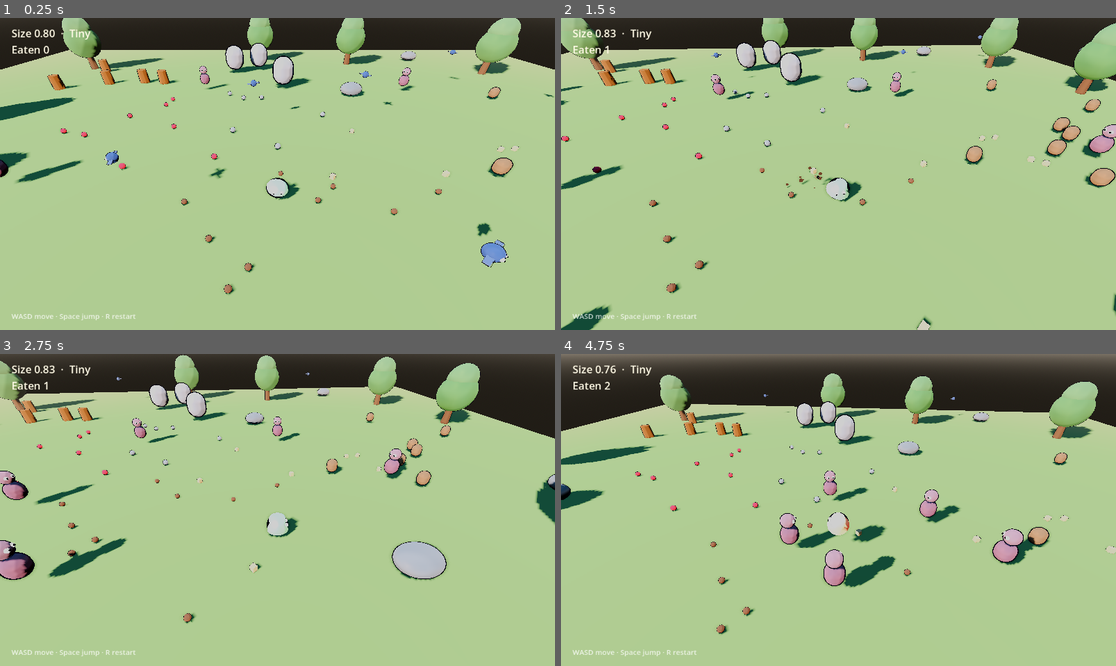
Above: before the commit, frames 1-4 (two rows, left to right).
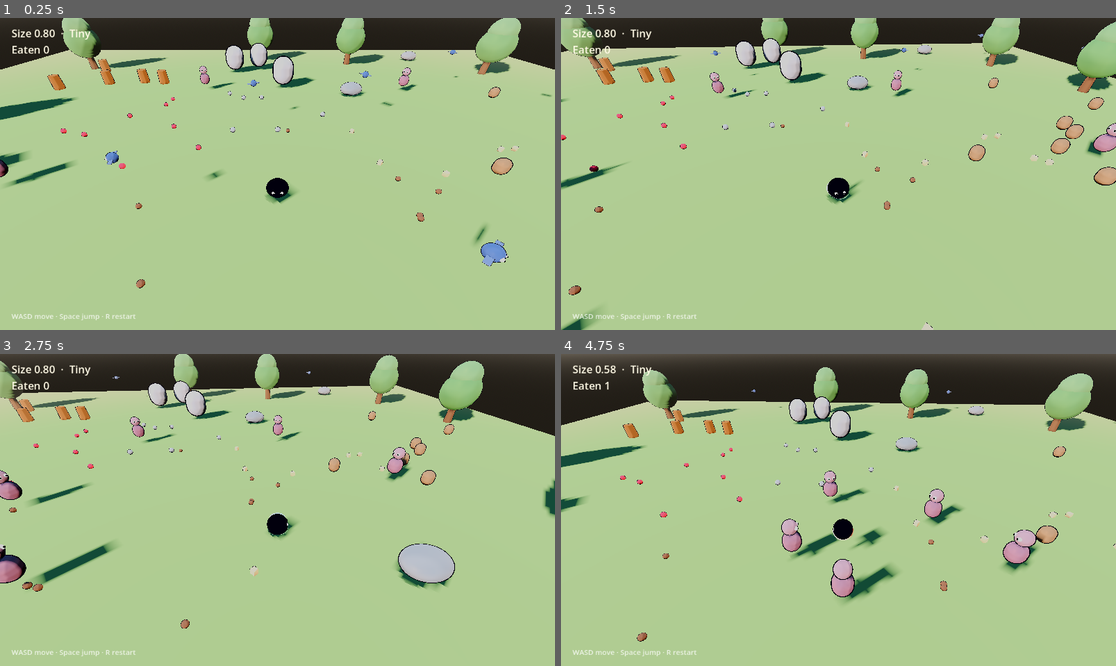
Above: after the commit, the same moments.

Repository: EN-rain/how-to-live-as-a-slime
Game: Godot game, scene res://scenes/main.tscn
Same seed, same stepped clock (60 frames per second), same inputs: the game is played once before the commit and once after it.
Inputs:
- Up to frame 1 (0.25 s): no input
- Up to frame 2 (1.5 s): hold D (move_right) 0.53-1.28 s; tap Space (jump) at 0.77 s; hold S (move_back) from 1.28 s (still down)
- Up to frame 3 (2.75 s): tap Space (jump) at 1.52 s; release S (move_back) at 2.03 s; hold D (move_right) from 2.03 s (still down)
- Up to frame 4 (4.75 s): release D (move_right) at 2.78 s; hold W (move_forward) 2.78-3.53 s; tap Space (jump) at 3.02, 3.77, 4.52 s; hold A (move_left) from 3.53 s (still down)

The runs differ from the first frame. In frame 1, 2.0% of the frame differs, in the area x 0-100%, y 1-89%; in frame 2, 5.3%; in frame 3, 6.1%; in frame 4, 14%, in the area x 0-100%, y 0-93%.

Commit message:
Optimize prototype: budget lighting, share materials, add icosphere body
- SSAO/SDFGI off by default (12-17 fps -> 85-100 fps on Intel Iris Xe)
- Shared per-kind materials + cached meshes; dissolve via instance uniform
- Shadow budget: 2 cascades over 55 m, only props >= 1.5 m cast shadows
- Distance culling on props/mobs, camera far plane 160 m
- Icosphere slime body per plan section 8 (even wobble, fewer verts)
- Plan items: blank eyes at top tier, 'Nothing left to eat.' ending
- Fix monitorable/collision changes during physics signals (deferred)
- Keep spawns out of the player's starting eat radius
- README performance numbers + plan audit; AGENTS perf rules

Diff:
--- a/scripts/edible.gd
+++ b/scripts/edible.gd
@@ -23,6 +23,8 @@
 	"house": {"shape": "house", "size": 3.0, "nutrition": 90.0, "color": Color(0.82, 0.75, 0.62)},
 }
 
+static var _mesh_cache: Dictionary = {}
+
 @export var kind := "berry"
 
 var size := 0.3
@@ -30,10 +32,12 @@
 var color := Color.WHITE
 
 var _mesh: MeshInstance3D
+var _parts: Array[MeshInstance3D] = []
 var _being_eaten := false
 
 
 func _ready() -> void:
+	add_to_group("edible")
 	var cfg: Dictionary = KINDS.get(kind, KINDS["berry"])
 	size = float(cfg["size"])
 	nutrition = float(cfg["nutrition"])
@@ -44,43 +48,76 @@
 	_build_collision()
 
 
-func _build_visuals(cfg: Dictionary) -> void:
-	var mat := ToonMaterial.make(color, size * 0.03)
+static func _mesh_for(edible_kind: String, cfg: Dictionary) -> Mesh:
+	if _mesh_cache.has(edible_kind):
+		return _mesh_cache[edible_kind]
+	var mesh_size := float(cfg["size"])
+	var mesh: Mesh
 	match String(cfg["shape"]):
 		"sphere":
 			var sphere := SphereMesh.new()
-			sphere.radius = size * 0.5
-			sphere.height = size
+			sphere.radius = mesh_size * 0.5
+			sphere.height = mesh_size
 			sphere.radial_segments = 16
 			sphere.rings = 8
-			_mesh.mesh = sphere
+			mesh = sphere
 		"box":
 			var box := BoxMesh.new()
-			box.size = Vector3(size, size * 1.1, size)
-			_mesh.mesh = box
+			box.size = Vector3(mesh_size, mesh_size * 1.1, mesh_size)
+			mesh = box
 		"capsule":
 			var capsule := CapsuleMesh.new()
-			capsule.radius = size * 0.35
-			capsule.height = size * 0.9
-			_mesh.mesh = capsule
+			capsule.radius = mesh_size * 0.35
+			capsule.height = mesh_size * 0.9
+			mesh = capsule
 		"cylinder":
 			var cylinder := CylinderMesh.new()
-			cylinder.top_radius = size * 0.35
-			cylinder.bottom_radius = size * 0.4
-			cylinder.height = size * 1.1
-			_mesh.mesh = cylinder
+			cylinder.top_radius = mesh_size * 0.35
+			cylinder.bottom_radius = mesh_size * 0.4
+			cylinder.height = mesh_size * 1.1
+			mesh = cylinder
 		"house":
 			var house := BoxMesh.new()
-			house.size = Vector3(size, size * 0.9, size * 0.8)
-			_mesh.mesh = house
-			var roof := MeshInstance3D.new()
-			var prism := PrismMesh.new()
-			prism.size = Vector3(size * 1.1, size * 0.5, size * 0.9)
-			roof.mesh = prism
-			roof.material_override = mat
-			roof.position.y = size * 0.7
-			_mesh.add_child(roof)
+			house.size = Vector3(mesh_size, mesh_size * 0.9, mesh_size * 0.8)
+			mesh = house
+		_:
+			var fallback := SphereMesh.new()
+			fallback.radius = mesh_size * 0.5
+			fallback.height = mesh_size
+			mesh = fallback
+	_mesh_cache[edible_kind] = mesh
+	return mesh
+
+
+func _build_visuals(cfg: Dictionary) -> void:
+	# Shared per kind: one material for all 10 bugs, 8 berries, ...
+	var mat := ToonMaterial.shared(color, size * 0.03)
+	_mesh.mesh = _mesh_for(kind, cfg)
 	_mesh.material_override = mat
+	# Only big props cast shadows; 66 tiny props would just cost shadow-map time.
+	_mesh.cast_shadow = (
+		GeometryInstance3D.SHADOW_CASTING_SETTING_ON
+		if size >= 1.5
+		else GeometryInstance3D.SHADOW_CASTING_SETTING_OFF
+	)
+	_mesh.visibility_range_end = clampf(32.0 + size * 14.0, 32.0, 75.0)
+	_parts.append(_mesh)
+	if String(cfg["shape"]) == "house":
+		var roof := MeshInstance3D.new()
+		var prism := PrismMesh.new()
+		prism.size = Vector3(size * 1.1, size * 0.5, size * 0.9)
+		roof.mesh = prism
+		roof.material_override = mat
+		roof.position.y = size * 0.7
+		roof.cast_shadow = GeometryInstance3D.SHADOW_CASTING_SETTING_ON
+		_mesh.add_child(roof)
+		_parts.append(roof)
+
+
+## Instance-level dissolve, so the material stays shared between props.
+func _set_dissolve(value: float) -> void:
+	for part in _parts:
+		part.set_instance_shader_parameter("dissolve", value)
 
 
 func _build_collision() -> void:
@@ -98,20 +135,16 @@
 	if _being_eaten:
 		return
 	_being_eaten = true
-	monitorable = false
-	set_deferred("monitoring", false)
+	# Deferred: absorb() runs inside an area_entered callback, and Godot blocks
+	# monitorable changes during physics signal flushing.
+	set_deferred("monitorable", false)
 	$Collision.set_deferred("disabled", true)
 
-	var mat := _mesh.material_override as ShaderMaterial
 	var tween := create_tween()
 	tween.set_parallel(true)
 	tween.tween_property(self, "global_position", target.global_position, 0.3) \
 		.set_trans(Tween.TRANS_QUAD).set_ease(Tween.EASE_IN)
 	tween.tween_property(self, "scale", Vector3.ONE * 0.05, 0.3) \
 		.set_trans(Tween.TRANS_CUBIC).set_ease(Tween.EASE_IN)
-	if mat:
-		tween.tween_method(
-			func(value: float) -> void: mat.set_shader_parameter("dissolve", value),
-			0.0, 1.0, 0.3
-		)
+	tween.tween_method(_set_dissolve, 0.0, 1.0, 0.3)
 	tween.chain().tween_callback(queue_free)
--- /dev/null
+++ b/scripts/icosphere.gd
@@ -0,0 +1,79 @@
+class_name Icosphere
+extends RefCounted
+
+## Builds an icosphere (20 triangles, evenly subdivided).
+##
+## The plan (§8) calls for an icosphere on the slime body: a UV sphere pinches
+## at the poles, so vertices there cluster and the wobble shader makes the top
+## and bottom of the blob crawl. An icosphere distributes vertices evenly, so
+## the wobble reads as one soft surface everywhere.
+
+const _PHI := 1.61803398875
+
+
+static func build(radius := 0.5, subdivisions := 3) -> ArrayMesh:
+	var verts: Array[Vector3] = [
+		Vector3(-1, _PHI, 0), Vector3(1, _PHI, 0), Vector3(-1, -_PHI, 0), Vector3(1, -_PHI, 0),
+		Vector3(0, -1, _PHI), Vector3(0, 1, _PHI), Vector3(0, -1, -_PHI), Vector3(0, 1, -_PHI),
+		Vector3(_PHI, 0, -1), Vector3(_PHI, 0, 1), Vector3(-_PHI, 0, -1), Vector3(-_PHI, 0, 1),
+	]
+	for i in verts.size():
+		verts[i] = verts[i].normalized()
+
+	var faces: Array[Vector3i] = [
+		Vector3i(0, 11, 5), Vector3i(0, 5, 1), Vector3i(0, 1, 7), Vector3i(0, 7, 10),
+		Vector3i(0, 10, 11), Vector3i(1, 5, 9), Vector3i(5, 11, 4), Vector3i(11, 10, 2),
+		Vector3i(10, 7, 6), Vector3i(7, 1, 8), Vector3i(3, 9, 4), Vector3i(3, 4, 2),
+		Vector3i(3, 2, 6), Vector3i(3, 6, 8), Vector3i(3, 8, 9), Vector3i(4, 9, 5),
+		Vector3i(2, 4, 11), Vector3i(6, 2, 10), Vector3i(8, 6, 7), Vector3i(9, 8, 1),
+	]
+
+	var midpoints: Dictionary = {}
+	for _level in subdivisions:
+		var next_faces: Array[Vector3i] = []
+		for face in faces:
+			var a := face.x
+			var b := face.y
+			var c := face.z
+			var ab := _midpoint(a, b, verts, midpoints)
+			var bc := _midpoint(b, c, verts, midpoints)
+			var ca := _midpoint(c, a, verts, midpoints)
+			next_faces.append(Vector3i(a, ab, ca))
+			next_faces.append(Vector3i(b, bc, ab))
+			next_faces.append(Vector3i(c, ca, bc))
+			next_faces.append(Vector3i(ab, bc, ca))
+		faces = next_faces
+
+	var points := PackedVector3Array()
+	points.resize(verts.size())
+	for i in verts.size():
+		points[i] = verts[i] * radius
+
+	var indices := PackedInt32Array()
+	indices.resize(faces.size() * 3)
+	for i in faces.size():
+		indices[i * 3] = faces[i].x
+		indices[i * 3 + 1] = faces[i].y
+		indices[i * 3 + 2] = faces[i].z
+
+	var arrays := []
+	arrays.resize(Mesh.ARRAY_MAX)
+	# Smooth normals: on a unit sphere they equal the normalised positions.
+	arrays[Mesh.ARRAY_VERTEX] = points
+	arrays[Mesh.ARRAY_NORMAL] = points
+	arrays[Mesh.ARRAY_INDEX] = indices
+
+	var mesh := ArrayMesh.new()
+	mesh.add_surface_from_arrays(Mesh.PRIMITIVE_TRIANGLES, arrays)
+	return mesh
+
+
+static func _midpoint(
+		a: int, b: int, verts: Array[Vector3], cache: Dictionary
+	) -> int:
+	var key := Vector2i(mini(a, b), maxi(a, b))
+	if cache.has(key):
+		return cache[key]
+	verts.append(((verts[a] + verts[b]) * 0.5).normalized())
+	cache[key] = verts.size() - 1
+	return cache[key]
--- a/scripts/main.gd
+++ b/scripts/main.gd
@@ -8,7 +8,14 @@
 const MobScene: PackedScene = preload("res://scenes/mob.tscn")
 
 const WORLD_SIZE := 60.0
-const MOB_BOUND := 28.0
+
+## SDFGI is the single most expensive environment setting on integrated GPUs.
+## The prototype budget is 60 fps on an Intel Iris Xe, so it stays off; the sky
+## ambient + toon bands carry the fill light. Flip to true on a discrete GPU.
+const SDFGI_ENABLED := false
+## SSAO is a full-screen pass and cost ~55 fps on the Iris Xe. Off by default;
+## turn it on for hero shots on a discrete GPU.
+const SSAO_ENABLED := false
 
 ## Deterministic edible clusters: kind, amount, centre and spread on the ground.
 const EDIBLE_GROUPS := [
@@ -46,6 +53,7 @@
 var _trauma := 0.0
 var _shake_time := 0.0
 var _camera_ready := false
+var _remaining := 0
 
 
 func _ready() -> void:
@@ -59,6 +67,9 @@
 	player.position = Vector3(0, 1.0, 0)
 	_spawn_edibles()
 	_spawn_mobs()
+	# Edibles and mobs both register in the "edible" group (plan §7: quiet ending
+	# when there is nothing left to eat).
+	_remaining = get_tree().get_nodes_in_group("edible").size()
 	player.ate.connect(_on_player_ate)
 	player.size_changed.connect(_on_size_changed)
 	player.hurt.connect(func() -> void: _add_trauma(0.4))
@@ -104,10 +115,12 @@
 	var env := Environment.new()
 	LightingPreset.apply_sky(env)
 	LightingPreset.apply_tonemap(env, {"exposure": 1.0, "saturation": 1.1})
-	LightingPreset.apply_ambient_occlusion(env, {"radius": 1.2, "intensity": 1.6})
-	LightingPreset.apply_sdfgi(env, {"min_cell_size": 0.25})
+	if SSAO_ENABLED:
+		LightingPreset.apply_ambient_occlusion(env, {"radius": 1.0, "intensity": 1.4, "ssil": false})
+	if SDFGI_ENABLED:
+		LightingPreset.apply_sdfgi(env, {"min_cell_size": 0.5})
 	LightingPreset.apply_fog(env, {
-		"depth_begin": 26.0, "depth_end": 90.0, "density": 0.55, "sky_affect": 0.0,
+		"depth_begin": 26.0, "depth_end": 80.0, "density": 0.55, "sky_affect": 0.0,
 	})
 	var world_environment := WorldEnvironment.new()
 	world_environment.environment = env
@@ -118,6 +131,12 @@
 	LightingPreset.apply_sun(sun, {
 		"elevation_deg": 32.0, "azimuth_deg": -50.0, "energy": 1.6,
 	})
+	# Two cascades over a 55 m map: same look as four cascades at a fraction of
+	# the shadow cost (see the godot-render-performance method: lower the
+	# sub-setting, keep the look).
+	sun.directional_shadow_mode = DirectionalLight3D.SHADOW_PARALLEL_2_SPLITS
+	sun.directional_shadow_max_distance = 55.0
+	sun.shadow_bias = 0.04
 
 
 func _build_ground() -> void:
@@ -161,13 +180,20 @@
 
 
 func _build_decor() -> void:
+	# One material per colour, shared by every tree/rock instance.
+	var trunk_mat := ToonMaterial.shared(Color(0.42, 0.29, 0.2), 0.02)
+	var leaf_mats: Array[ShaderMaterial] = [
+		ToonMaterial.shared(Color(0.32, 0.55, 0.3), 0.02),
+		ToonMaterial.shared(Color(0.32, 0.55, 0.3).lightened(0.08), 0.02),
+	]
 	for spot in TREE_SPOTS:
-		_add_tree(spot)
+		_add_tree(spot, trunk_mat, leaf_mats)
+	var rock_mat := ToonMaterial.shared(Color(0.5, 0.52, 0.55), 0.02)
 	for spot in ROCK_SPOTS:
-		_add_rock(spot)
-
-
-func _add_tree(at: Vector3) -> void:
+		_add_rock(spot, rock_mat)
+
+
+func _add_tree(at: Vector3, trunk_mat: ShaderMaterial, leaf_mats: Array) -> void:
 	var tree := Node3D.new()
 	var trunk := MeshInstance3D.new()
 	var trunk_mesh := CylinderMesh.new()
@@ -175,7 +201,7 @@
 	trunk_mesh.bottom_radius = 0.32
 	trunk_mesh.height = 2.4
 	trunk.mesh = trunk_mesh
-	trunk.material_override = ToonMaterial.make(Color(0.42, 0.29, 0.2))
+	trunk.material_override = trunk_mat
 	trunk.position.y = 1.2
 	tree.add_child(trunk)
 	for i in 2:
@@ -184,21 +210,20 @@
 		leaves_mesh.radius = 1.5 - i * 0.35
 		leaves_mesh.height = (1.5 - i * 0.35) * 2.0
 		leaves.mesh = leaves_mesh
-		var green := Color(0.32, 0.55, 0.3).lightened(i * 0.08)
-		leaves.material_override = ToonMaterial.make(green)
+		leaves.material_override = leaf_mats[i]
 		leaves.position.y = 2.6 + i * 1.1
 		tree.add_child(leaves)
 	tree.position = at
 	add_child(tree)
 
 
-func _add_rock(at: Vector3) -> void:
+func _add_rock(at: Vector3, rock_mat: ShaderMaterial) -> void:
 	var rock := MeshInstance3D.new()
 	var mesh := SphereMesh.new()
 	mesh.radius = 0.7
 	mesh.height = 1.4
 	rock.mesh = mesh
-	rock.material_override = ToonMaterial.make(Color(0.5, 0.52, 0.55))
+	rock.material_override = rock_mat
 	rock.position = at + Vector3(0, 0.45, 0)
 	rock.scale = Vector3(1.2, 0.7, 1.0)
 	add_child(rock)
@@ -219,7 +244,14 @@
 			var edible := EdibleScene.instantiate() as Edible
 			edible.kind = group["kind"]
 			add_child(edible)
-			edible.position = Vector3(centre.x + cos(angle) * radius, y, centre.z + sin(angle) * radius)
+			var spot := Vector3(centre.x + cos(angle) * radius, y, centre.z + sin(angle) * radius)
+			# Never spawn a free meal inside the player's starting eat radius.
+			var flat := Vector2(spot.x, spot.z)
+			if flat.length() < 5.0:
+				var outward := flat.normalized() if flat.length() > 0.01 else Vector2.RIGHT
+				spot.x = outward.x * 5.5
+				spot.z = outward.y * 5.5
+			edible.position = spot
 
 
 func _spawn_mobs() -> void:
@@ -247,7 +279,7 @@
 	camera = Camera3D.new()
 	camera.fov = 68.0
 	camera.near = 0.1
-	camera.far = 300.0
+	camera.far = 160.0
 	add_child(camera)
 	camera.current = true
 
@@ -279,6 +311,7 @@
 
 
 func _on_player_ate(meal_nutrition: float, meal_color: Color, at: Vector3) -> void:
+	_remaining = maxi(_remaining - 1, 0)
 	_add_trauma(clampf(0.1 + meal_nutrition / 140.0, 0.1, 0.5))
 	_burst(at, meal_color, 10 + int(meal_nutrition * 0.4))
 	if eat_sound.stream:
@@ -335,3 +368,5 @@
 	elif player.size > 1.05:
 		tier = "Small"
 	hud_label.text = "Size %.2f  ·  %s\nEaten %d" % [player.size, tier, player.eaten_count]
+	if _remaining <= 0:
+		hud_label.text += "\nNothing left to eat."
--- a/scripts/mob.gd
+++ b/scripts/mob.gd
@@ -55,9 +55,11 @@
 var _player: Node3D
 var _rng := RandomNumberGenerator.new()
 var _mesh: MeshInstance3D
+var _parts: Array[MeshInstance3D] = []
 
 
 func _ready() -> void:
+	add_to_group("edible")
 	_rng.randomize()
 	_hover_phase = _rng.randf() * TAU
 	var cfg: Dictionary = KINDS.get(kind, KINDS["villager"])
@@ -79,14 +81,16 @@
 
 
 func _build_visuals() -> void:
-	var mat := ToonMaterial.make(color, size * 0.025)
+	var mat := ToonMaterial.shared(color, size * 0.025)
 	_mesh.material_override = mat
+	_mesh.visibility_range_end = 85.0
+	_parts.append(_mesh)
 	if _flies:
 		var body := SphereMesh.new()
 		body.radius = size * 0.5
 		body.height = size
 		_mesh.mesh = body
-		var wing_mat := ToonMaterial.make(color.lightened(0.12), 0.015)
+		var wing_mat := ToonMaterial.shared(color.lightened(0.12), size * 0.015)
 		for side in [-1.0, 1.0]:
 			var wing := MeshInstance3D.new()
 			var wing_mesh := BoxMesh.new()
@@ -94,7 +98,9 @@
 			wing.mesh = wing_mesh
 			wing.material_override = wing_mat
 			wing.position = Vector3(side * size * 0.65, 0.0, 0.0)
+			wing.visibility_range_end = 85.0
 			_mesh.add_child(wing)
+			_parts.append(wing)
 		_add_eyes(_mesh, size * 0.5)
 	else:
 		var body := CapsuleMesh.new()
@@ -106,9 +112,11 @@
 		head_mesh.radius = size * 0.26
 		head_mesh.height = size * 0.52
 		head.mesh = head_mesh
-		head.material_override = ToonMaterial.make(color.lightened(0.14), size * 0.02)
+		head.material_override = ToonMaterial.shared(color.lightened(0.14), size * 0.02)
 		head.position = Vector3(0, size * 0.62, 0)
+		head.visibility_range_end = 85.0
 		_mesh.add_child(head)
+		_parts.append(head)
 		_add_eyes(head, size * 0.26)
 
 
@@ -247,11 +255,11 @@
 		return
 	is_dead = true
 	_state = "absorbed"
-	collision_layer = 0
-	collision_mask = 0
+	# Deferred: absorb() may run inside a physics signal callback.
+	set_deferred("collision_layer", 0)
+	set_deferred("collision_mask", 0)
 	$Collision.set_deferred("disabled", true)
 
-	var mat := _mesh.material_override as ShaderMaterial
 	var tween := create_tween()
 	tween.set_parallel(true)
 	tween.tween_property(self, "global_position", target.global_position, 0.35) \
@@ -259,9 +267,11 @@
 	tween.tween_property(self, "scale", Vector3.ONE * 0.05, 0.35) \
 		.set_trans(Tween.TRANS_CUBIC).set_ease(Tween.EASE_IN)
 	tween.tween_property(self, "rotation:y", rotation.y + 6.0, 0.35)
-	if mat:
-		tween.tween_method(
-			func(value: float) -> void: mat.set_shader_parameter("dissolve", value),
-			0.0, 1.0, 0.35
-		)
+	tween.tween_method(_set_dissolve, 0.0, 1.0, 0.35)
 	tween.chain().tween_callback(queue_free)
+
+
+## Instance-level dissolve, so the material stays shared between mobs.
+func _set_dissolve(value: float) -> void:
+	for part in _parts:
+		part.set_instance_shader_parameter("dissolve", value)
--- a/scripts/slime.gd
+++ b/scripts/slime.gd
@@ -31,12 +31,15 @@
 var _visual_scale := Vector3.ONE
 var _was_on_floor := true
 var _flash := 0.0
+var _pupil_mat: StandardMaterial3D
 
 
 func _ready() -> void:
 	add_to_group("player")
 	scale = Vector3.ONE * size
 	_mesh = $Body
+	# Plan §8: an icosphere wobbles evenly; a UV sphere pinches at the poles.
+	_mesh.mesh = Icosphere.build(0.5, 3)
 	_build_material()
 	_add_eyes()
 	_eat_area = $EatArea
@@ -59,7 +62,7 @@
 
 func _add_eyes() -> void:
 	var eye_mat := ToonMaterial.flat(Color(1, 1, 1))
-	var pupil_mat := ToonMaterial.flat(Color(0.05, 0.04, 0.08))
+	_pupil_mat = ToonMaterial.flat(Color(0.05, 0.04, 0.08))
 	for side in [-1.0, 1.0]:
 		var eye := MeshInstance3D.new()
 		var eye_mesh := SphereMesh.new()
@@ -78,9 +81,18 @@
 		pupil_mesh.radial_segments = 10
 		pupil_mesh.rings = 5
 		pupil.mesh = pupil_mesh
-		pupil.material_override = pupil_mat
+		pupil.material_override = _pupil_mat
 		pupil.position = Vector3(0.0, 0.0, 0.06)
 		eye.add_child(pupil)
+
+
+## Plan §7: the eyes go blank at the top tier.
+func _update_eyes() -> void:
+	if _pupil_mat == null:
+		return
+	_pupil_mat.albedo_color = (
+		Color(0.05, 0.04, 0.08) if size < 2.6 else Color(0.87, 0.9, 0.87)
+	)
 
 
 func _physics_process(delta: float) -> void:
@@ -159,6 +171,7 @@
 
 func _apply_size() -> void:
 	size = _target_size
+	_update_eyes()
 	if _size_tween and _size_tween.is_valid():
 		_size_tween.kill()
 	_size_tween = create_tween()
--- a/scripts/toon_material.gd
+++ b/scripts/toon_material.gd
@@ -28,6 +28,21 @@
 	return mat
 
 
+static var _cache: Dictionary = {}
+
+
+## Shared material for a colour/outline pair. Props of the same kind reuse one
+## material, which cuts material instances and state changes. Per-instance
+## effects (the dissolve) use the shader's `instance uniform`, set on the mesh.
+static func shared(color: Color, outline_width: float, with_outline := true) -> ShaderMaterial:
+	var key := "%s|%.4f|%s" % [color.to_html(), outline_width, with_outline]
+	if _cache.has(key):
+		return _cache[key]
+	var mat := make(color, outline_width, Color(0.09, 0.07, 0.12), with_outline)
+	_cache[key] = mat
+	return mat
+
+
 static func flat(color: Color) -> StandardMaterial3D:
 	var mat := StandardMaterial3D.new()
 	mat.shading_mode = BaseMaterial3D.SHADING_MODE_UNSHADED
--- a/shaders/toon.gdshader
+++ b/shaders/toon.gdshader
@@ -5,7 +5,8 @@
 uniform vec4 base_color : source_color = vec4(0.9, 0.4, 0.5, 1.0);
 uniform vec3 rim_color : source_color = vec3(1.0, 0.96, 0.88);
 uniform float rim_strength : hint_range(0.0, 1.0) = 0.18;
-uniform float dissolve : hint_range(0.0, 1.0) = 0.0;
+// Per-instance so one material can be shared by every prop of a kind.
+instance uniform float dissolve : hint_range(0.0, 1.0) = 0.0;
 uniform vec3 dissolve_edge_color : source_color = vec3(1.0, 1.0, 0.85);
 
 void vertex() {
Not shown, added: scripts/icosphere.gd.uid
Not shown, added: tests/smoke_test.gd.uid
Not shown, changed: AGENTS.md
Not shown, changed: how-to-live-as-a-slime-plan.md
